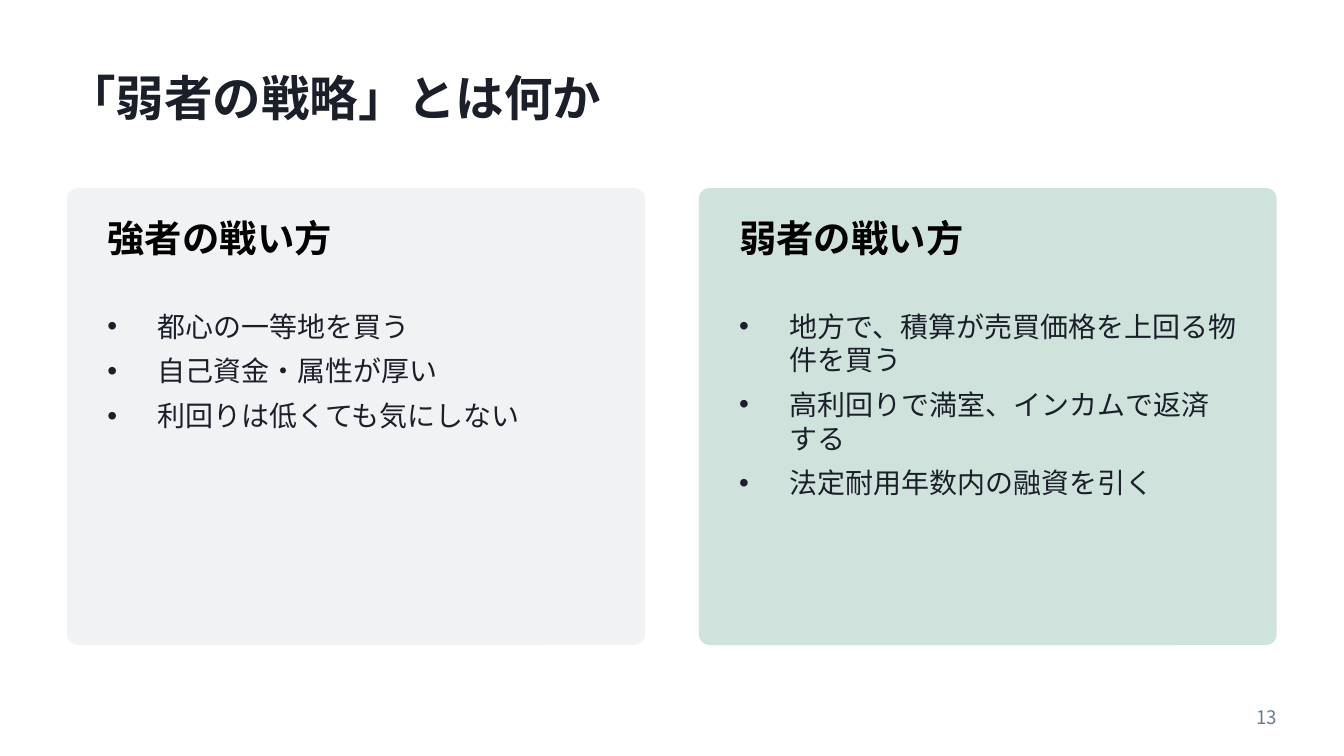
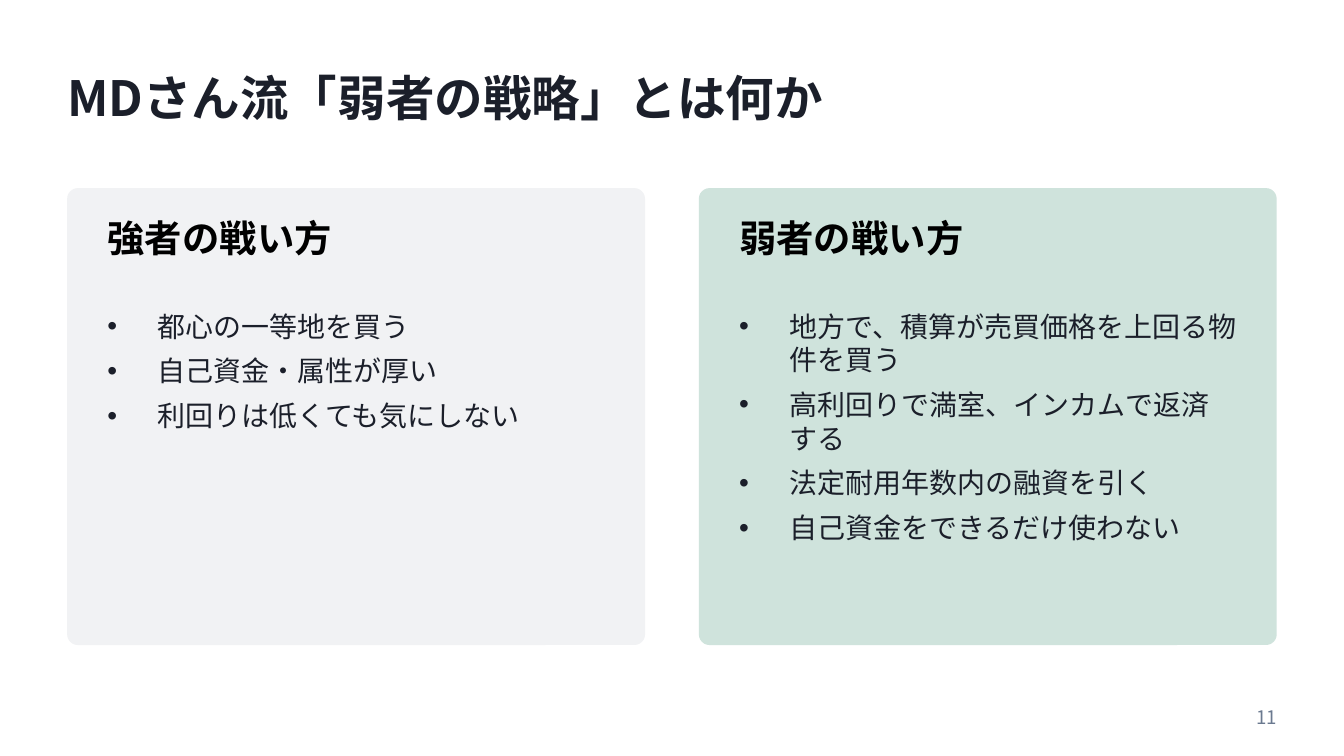
Before and after one commit to daisuke2009/avatars1, a slide deck: slide 11 of presentations/20261023_弱者の戦略_発表資料.pptx (slide 13 before the commit). Drawn at 1344x756 pixels with LibreOffice and Linux fonts; fonts in the diff are those of the drawing. Boxes give left, top, right and bottom in pixels: in the first picture for what was removed or moved away, otherwise in the second. Text is boxed around its words. In the diff, an @@ line names an element or a change of style, - is before the commit and + after.

```diff
--- a/presentations/20261023_弱者の戦略_発表資料.pptx
+++ b/presentations/20261023_弱者の戦略_発表資料.pptx
@@ title at (67, 74, 823, 121): text changed @@
-「弱者の戦略」とは何か
+MDさん流「弱者の戦略」とは何か
@@ text at (790, 514, 1181, 541): paragraph added @@
+• 自己資金をできるだけ使わない
@@ page number at (1256, 710, 1277, 724): text changed @@
-13
+11
```
Also in this commit, not shown: 13 other slides changed, 3 slides added, 9 slides removed.
